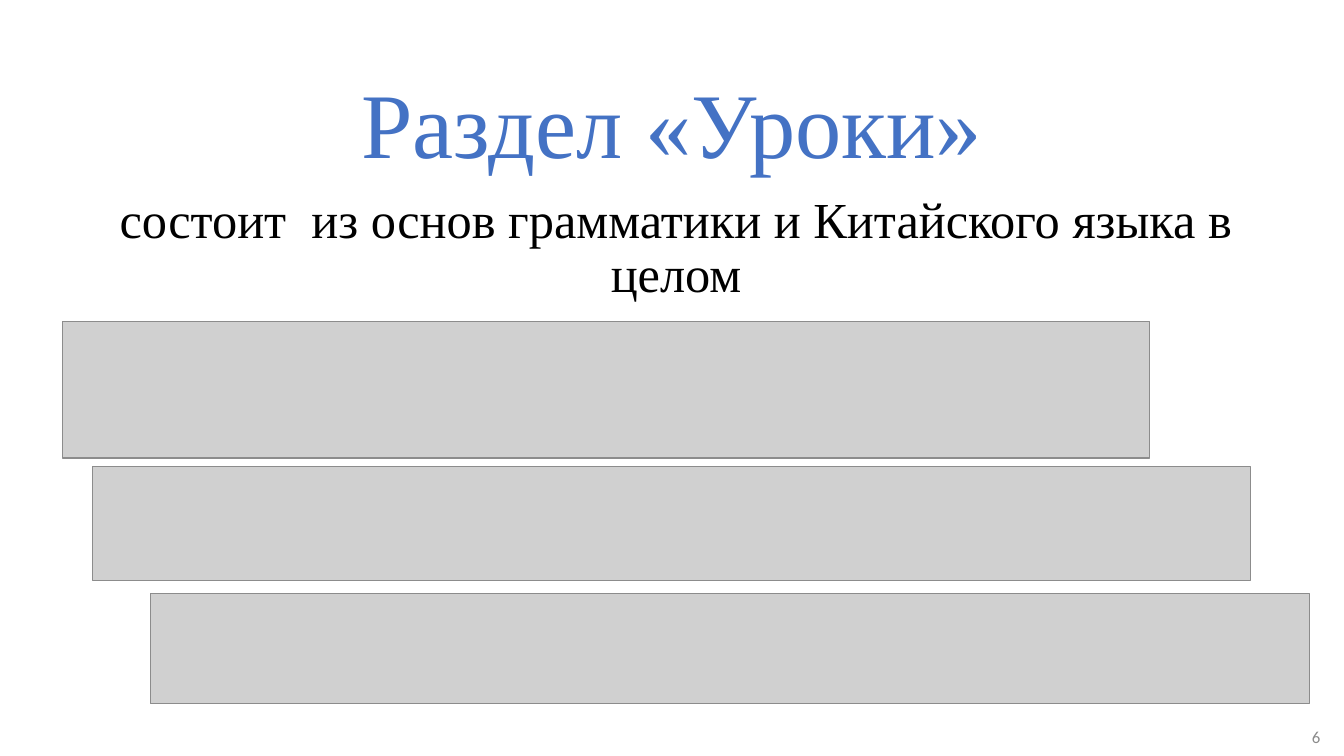
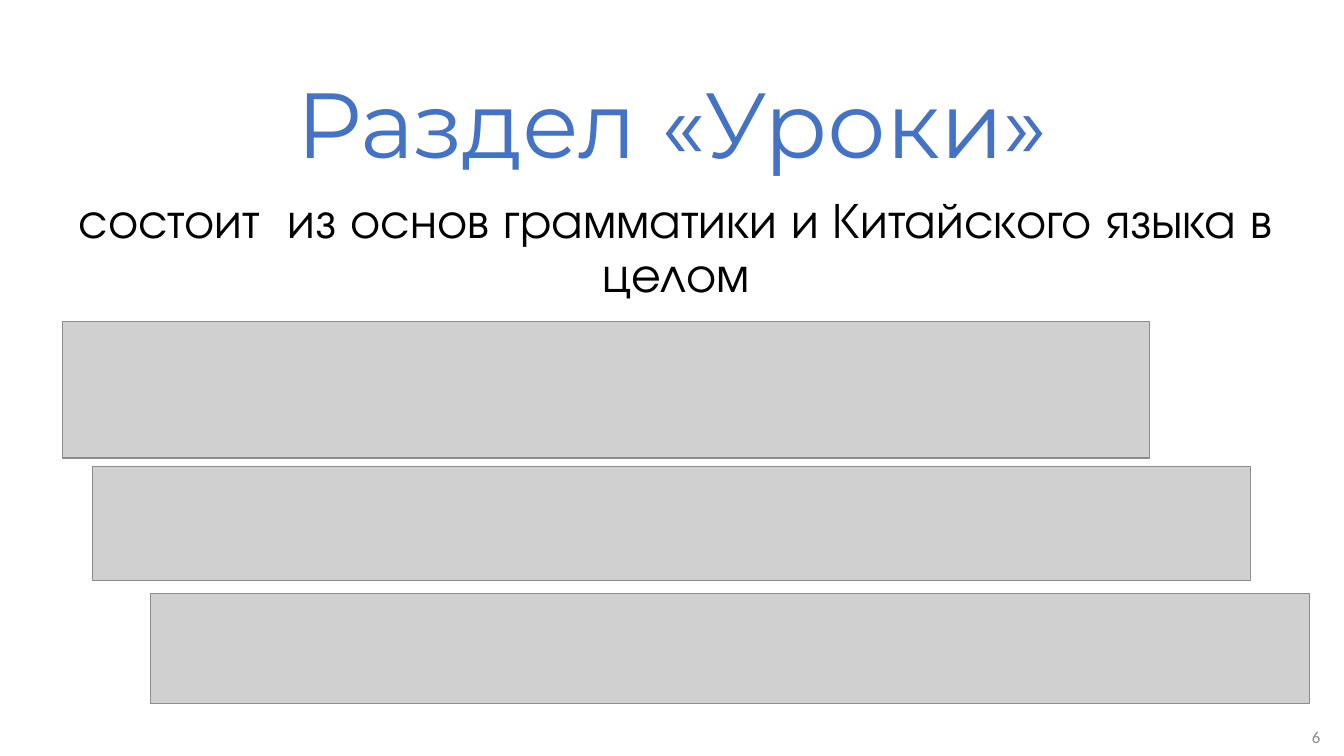
Before and after one commit to swift75/Chinese-liceum, a slide deck: slide 5 of chineseliceum_presentation.pptx. Drawn at 1344x756 pixels with LibreOffice and Linux fonts; fonts in the diff are those of the drawing; grey boxes stand for pictures; background and template pictures are left out. Boxes give left, top, right and bottom in pixels: in the first picture for what was removed or moved away, otherwise in the second. Text is boxed around its words. In the diff, an @@ line names an element or a change of style, - is before the commit and + after.

```diff
--- a/chineseliceum_presentation.pptx
+++ b/chineseliceum_presentation.pptx
@@ title "Раздел «Уроки»" at (296, 93, 1048, 176): font Times New Roman to Montserrat @@
@@ subtitle "состоит из основ грамматики и ..." at (79, 204, 1272, 299): font Times New Roman to TeX Gyre Adventor @@
```
Also in this commit, not shown: 11 other slides changed.
